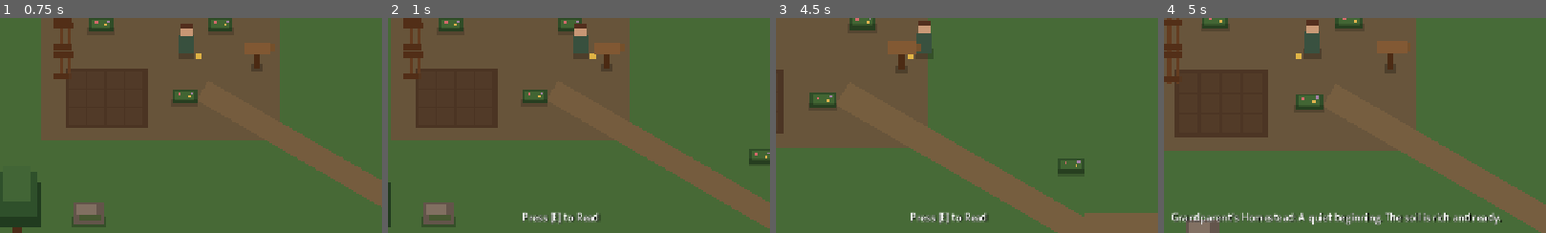
Above: before the commit, frames 1-4 (left to right).
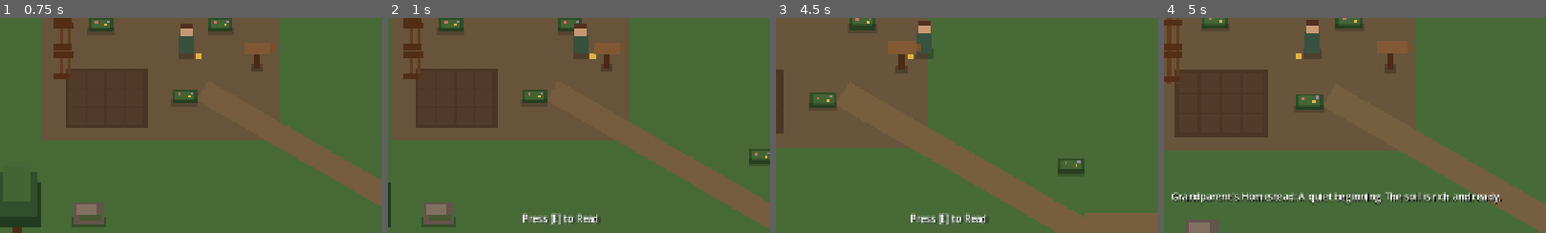
Above: after the commit, the same moments.

Repository: Richiekey/Underhallow
Game: Godot game, scene res://scenes/game/game.tscn
Two runs of this game, one before a commit and one after it. Both use one fixed random seed, a clock stepped at 60 frames per second and the inputs below.
Inputs (mouse positions are % of the whole screen's width and height, from its top left):
- Up to frame 1 (0.75 s): tap Enter at 0.5 s; move the mouse to (72, 45) at 0.52 s; hold D (move_right) from 0.53 s (still down); hold E (interact) from 0.53 s (still down)
- Up to frame 2 (1 s): keep holding D (move_right); keep holding E (interact)
- Up to frame 3 (4.5 s): move the mouse to (30, 55) at 1.27 s; release D (move_right) at 1.28 s; release E (interact) at 1.28 s; hold S (move_down) 1.28-2.03 s; tap 1 (hotbar_1) at 1.35 s; tap E (interact) at 1.55, 2.3, 3.05 s; move the mouse to (60, 28) at 2.02 s; hold D (move_right) 2.03-2.78 s; hold 2 (hotbar_2) 2.03-2.78 s; move the mouse to (45, 70) at 2.77 s; hold W (move_up) 2.78-3.53 s; tap 3 (hotbar_3) at 2.85 s; move the mouse to (80, 65) at 3.52 s; hold E (interact) 3.53-4.28 s; hold A (move_left) from 3.53 s (still down); move the mouse to (20, 35) at 4.27 s; tap Mouse wheel up (zoom_in) at 4.35 s
- Up to frame 4 (5 s): keep holding A (move_left); tap E (interact) at 4.55 s
The pictures show only the part of the screen within x 27-77%, y 41-91%; the shares and areas given below are measured in that part.

Frame 1 is identical in both runs. In frame 2, 0.4% of the frame differs, in the area x 35-56%, y 90-97%; in frame 3, 0.4%; in frame 4, 4.5%, in the area x 2-89%, y 80-97%.

Commit message:
fix: make interaction prompt persistent and separate from temporary toasts (UX-FIX-001)

Diff:
--- a/scenes/game/game.gd
+++ b/scenes/game/game.gd
@@ -14,16 +14,23 @@
 @onready var day_night: DayNightCycle = $DayNight
 @onready var status_bar: StatusBarUI = $UI/StatusBarUI
 @onready var location_banner: Label = $UI/LocationBanner
+@onready var prompt_label: Label = $UI/InteractionPrompt
 @onready var toast_label: Label = $UI/InteractionToast
 @onready var hotbar_ui: HotbarUI = $UI/HotbarUI
 @onready var inventory_ui: InventoryUI = $UI/InventoryUI
 
 var player_instance: PlayerController = null
 var active_world: WorldSpace = null
+var active_interaction_target: Node = null
+var interaction_prompt_visible: bool = false
+var _is_initialized: bool = false
 var _toast_timer: float = 0.0
 var _banner_timer: float = 0.0
 
 func _ready() -> void:
+	if _is_initialized:
+		return
+	_is_initialized = true
 	print("Underhallow: Phase 0 Project Bootstrap initialized successfully.")
 	_verify_input_actions()
 	_initialize_technical_spine()
@@ -52,8 +59,10 @@
 	runtime.initialize_runtime()
 	runtime.start_runtime()
 
-	runtime.command_executed.connect(_on_command_executed)
-	runtime.command_failed.connect(_on_command_failed)
+	if not runtime.command_executed.is_connected(_on_command_executed):
+		runtime.command_executed.connect(_on_command_executed)
+	if not runtime.command_failed.is_connected(_on_command_failed):
+		runtime.command_failed.connect(_on_command_failed)
 	print("Underhallow: Phase 1 Technical Spine initialized and running cleanly.")
 
 func _initialize_ui() -> void:
@@ -63,6 +72,12 @@
 		inventory_ui.initialize(runtime)
 	if hotbar_ui != null:
 		hotbar_ui.initialize(runtime, player_instance)
+	if prompt_label != null:
+		prompt_label.text = ""
+		prompt_label.visible = false
+	if toast_label != null:
+		toast_label.text = ""
+		toast_label.visible = false
 
 func _load_initial_world() -> void:
 	# Instantiate default starting world: Personal Island
@@ -72,7 +87,8 @@
 		return
 
 	world_container.add_child(active_world)
-	active_world.travel_requested.connect(_on_travel_requested)
+	if not active_world.travel_requested.is_connected(_on_travel_requested):
+		active_world.travel_requested.connect(_on_travel_requested)
 
 	_spawn_player("SpawnMarker")
 	_show_location_banner(active_world.display_name)
@@ -92,9 +108,15 @@
 
 		# Setup interaction listeners
 		if player_instance.interaction_detector != null:
-			player_instance.interaction_detector.interactable_focused.connect(_on_interactable_focused)
-			player_instance.interaction_detector.interactable_unfocused.connect(_on_interactable_unfocused)
-			player_instance.interaction_detector.interaction_executed.connect(_on_interaction_executed)
+			if not player_instance.interaction_detector.interactable_focused.is_connected(_on_interactable_focused):
+				player_instance.interaction_detector.interactable_focused.connect(_on_interactable_focused)
+			if not player_instance.interaction_detector.interactable_unfocused.is_connected(_on_interactable_unfocused):
+				player_instance.interaction_detector.interactable_unfocused.connect(_on_interactable_unfocused)
+			if not player_instance.interaction_detector.interaction_executed.is_connected(_on_interaction_executed):
+				player_instance.interaction_detector.interaction_executed.connect(_on_interaction_executed)
+
+		if not player_instance.equipped_item_changed.is_connected(_on_player_equipped_changed):
+			player_instance.equipped_item_changed.connect(_on_player_equipped_changed)
 
 	# Position player at specified world marker
 	var target_pos: Vector2 = Vector2.ZERO
@@ -127,6 +149,9 @@
 		_refresh_all_world_nodes()
 	elif result.message != "":
 		_show_toast(result.message, 2.0)
+
+	if active_interaction_target != null:
+		_update_interaction_prompt()
 
 func _on_command_failed(_cmd: Command, result: CommandResult) -> void:
 	if result.message != "":
@@ -184,21 +209,11 @@
 	_show_toast("Arrived at %s" % active_world.display_name, 3.0)
 
 func _on_interactable_focused(target: Node) -> void:
-	var prompt: String = "Inspect"
-	var target_name: String = "Object"
-
-	if target.has_method("update_prompt_for_player"):
-		target.update_prompt_for_player(player_instance)
-
-	if target is InteractableObject:
-		prompt = target.prompt_text
-		target_name = target.interaction_name
-
-	_show_toast("Press [E] to %s" % prompt, 0.5)
+	active_interaction_target = target
+	_update_interaction_prompt()
 
 func _on_interactable_unfocused() -> void:
-	if _toast_timer <= 0.6:
-		toast_label.text = ""
+	_hide_interaction_prompt()
 
 func _on_interaction_executed(target: Node) -> void:
 	if target is InspectableSign:
@@ -208,14 +223,68 @@
 	elif target is TravelDock:
 		_show_toast("Boarding boat...", 1.5)
 
+	if active_interaction_target != null:
+		_update_interaction_prompt()
+
+func _on_player_equipped_changed(_item_id: StringName) -> void:
+	if active_interaction_target != null:
+		_update_interaction_prompt()
+
+func _update_interaction_prompt() -> void:
+	if active_interaction_target == null or not is_instance_valid(active_interaction_target):
+		_hide_interaction_prompt()
+		return
+
+	if active_interaction_target.has_method("update_prompt_for_player"):
+		active_interaction_target.update_prompt_for_player(player_instance)
+
+	var prompt: String = "Inspect"
+	if active_interaction_target is InteractableObject:
+		prompt = active_interaction_target.prompt_text
+	elif "prompt_text" in active_interaction_target:
+		prompt = active_interaction_target.prompt_text
+
+	_show_interaction_prompt("Press [E] to %s" % prompt)
+
+func get_prompt_label() -> Label:
+	if prompt_label == null and has_node("UI/InteractionPrompt"):
+		prompt_label = get_node("UI/InteractionPrompt") as Label
+	return prompt_label
+
+func get_toast_label() -> Label:
+	if toast_label == null and has_node("UI/InteractionToast"):
+		toast_label = get_node("UI/InteractionToast") as Label
+	return toast_label
+
+func _show_interaction_prompt(text: String) -> void:
+	interaction_prompt_visible = true
+	var label: Label = get_prompt_label()
+	if label == null:
+		label = get_toast_label()
+	if label != null:
+		label.text = text
+		label.visible = true
+
+func _hide_interaction_prompt() -> void:
+	active_interaction_target = null
+	interaction_prompt_visible = false
+	var label: Label = get_prompt_label()
+	if label == null:
+		label = get_toast_label()
+	if label != null:
+		label.text = ""
+		label.visible = false
+
 func _show_location_banner(location_name: String) -> void:
 	if location_banner != null:
 		location_banner.text = "— %s —" % location_name
 		_banner_timer = 4.0
 
 func _show_toast(text: String, duration: float) -> void:
-	if toast_label != null:
-		toast_label.text = text
+	var label: Label = get_toast_label()
+	if label != null:
+		label.text = text
+		label.visible = true
 		_toast_timer = duration
 
 func _process(delta: float) -> void:
@@ -228,8 +297,11 @@
 
 	if _toast_timer > 0.0:
 		_toast_timer -= delta
-		if _toast_timer <= 0.0 and toast_label != null:
-			toast_label.text = ""
+		if _toast_timer <= 0.0:
+			var label: Label = get_toast_label()
+			if label != null:
+				label.text = ""
+				label.visible = false
 
 	if _banner_timer > 0.0:
 		_banner_timer -= delta
--- a/scenes/game/game.tscn
+++ b/scenes/game/game.tscn
@@ -44,6 +44,24 @@
 horizontal_alignment = 1
 vertical_alignment = 1
 
+[node name="InteractionPrompt" type="Label" parent="UI"]
+anchors_preset = 7
+anchor_left = 0.5
+anchor_top = 1.0
+anchor_right = 0.5
+anchor_bottom = 1.0
+offset_left = -350.0
+offset_top = -102.0
+offset_right = 350.0
+offset_bottom = -74.0
+grow_horizontal = 2
+grow_vertical = 0
+theme_override_colors/font_shadow_color = Color(0, 0, 0, 0.7)
+theme_override_constants/shadow_offset_x = 1
+theme_override_constants/shadow_offset_y = 1
+horizontal_alignment = 1
+vertical_alignment = 1
+
 [node name="InteractionToast" type="Label" parent="UI"]
 anchors_preset = 7
 anchor_left = 0.5
@@ -51,9 +69,9 @@
 anchor_right = 0.5
 anchor_bottom = 1.0
 offset_left = -350.0
-offset_top = -105.0
+offset_top = -140.0
 offset_right = 350.0
-offset_bottom = -75.0
+offset_bottom = -108.0
 grow_horizontal = 2
 grow_vertical = 0
 theme_override_colors/font_shadow_color = Color(0, 0, 0, 0.7)
--- a/tests/core/test_runner.gd
+++ b/tests/core/test_runner.gd
@@ -40,6 +40,9 @@
 const GatherResourceCommandClass = preload("res://src/core/commands/gather_resource_command.gd")
 const SleepCommandClass = preload("res://src/core/commands/sleep_command.gd")
 const AdvanceDayDebugCommandClass = preload("res://src/core/commands/advance_day_debug_command.gd")
+const GameScene = preload("res://scenes/game/game.tscn")
+const InspectableSignClass = preload("res://src/world/inspectable_sign.gd")
+const FarmPlotClass = preload("res://scenes/gameplay/farming/farm_plot.gd")
 
 var total_tests: int = 0
 var passed_tests: int = 0
@@ -58,6 +61,7 @@
 	_run_player_foundation_tests()
 	_run_world_foundation_tests()
 	_run_phase4_gameplay_tests()
+	_run_interaction_prompt_persistence_tests()
 
 	print("==================================================")
 	print("Test Results: %d passed, %d failed of %d total tests." % [passed_tests, failed_tests, total_tests])
@@ -966,3 +970,93 @@
 
 	runtime.shutdown_runtime()
 	runtime.queue_free()
+
+# -----------------------------------------------------------------------------
+# 9. Interaction Prompt Persistence & Presentation Separation Tests (UX-FIX-001)
+# -----------------------------------------------------------------------------
+func _run_interaction_prompt_persistence_tests() -> void:
+	print("\n--- Testing Interaction Prompt Persistence & Separation (UX-FIX-001) ---")
+
+	var game: Node = GameScene.instantiate()
+	root.add_child(game)
+	if not game.is_node_ready():
+		game._ready()
+
+	_assert_true(game.get_prompt_label() != null, "Prompt 1: InteractionPrompt label exists in UI layer")
+	_assert_true(game.get_toast_label() != null, "Prompt 1: InteractionToast label exists in UI layer")
+	_assert_equal(game.get_prompt_label().text, "", "Prompt 1: Prompt label starts empty")
+	_assert_true(not game.interaction_prompt_visible, "Prompt 1: Prompt initially not visible")
+
+	# Test 1: Focused interactable -> Prompt visible with contextual text
+	var test_sign: InspectableSign = InspectableSignClass.new()
+	test_sign.prompt_text = "Inspect"
+	test_sign.inspect_text = "Ancient Road to Underhallow."
+
+	game._on_interactable_focused(test_sign)
+	_assert_true(game.interaction_prompt_visible, "Prompt 1: Prompt marked visible on target focus")
+	_assert_equal(game.prompt_label.text, "Press [E] to Inspect", "Prompt 1: Prompt label matches 'Press [E] to Inspect'")
+	_assert_equal(game.active_interaction_target, test_sign, "Prompt 1: active_interaction_target set to test_sign")
+
+	# Test 2: Prompt remains visible beyond 5-10 seconds of simulation time
+	for i: int in range(10):
+		game._process(1.0)
+	_assert_true(game.interaction_prompt_visible, "Prompt 2: Prompt remains visible after 10.0s elapsed")
+	_assert_equal(game.prompt_label.text, "Press [E] to Inspect", "Prompt 2: Prompt text NOT cleared after 10.0s elapsed")
+
+	# Test 3: Target change -> Prompt updates immediately
+	var test_bush: InteractableObject = InteractableObjectClass.new()
+	test_bush.prompt_text = "Gather Berries"
+
+	game._on_interactable_focused(test_bush)
+	_assert_equal(game.active_interaction_target, test_bush, "Prompt 3: active_interaction_target updated to test_bush")
+	_assert_equal(game.prompt_label.text, "Press [E] to Gather Berries", "Prompt 3: Prompt updates immediately to new target text")
+
+	# Test 4: Temporary toast behavior remains independent and expires normally
+	game._show_toast("Day 2 has dawned", 2.0)
+	_assert_equal(game.toast_label.text, "Day 2 has dawned", "Toast 4: Temporary toast displayed")
+	_assert_equal(game.prompt_label.text, "Press [E] to Gather Berries", "Toast 4: Prompt unaffected by active toast")
+
+	# Process 1.0s: toast still active
+	game._process(1.0)
+	_assert_equal(game.toast_label.text, "Day 2 has dawned", "Toast 4: Toast remains visible at 1.0s")
+	_assert_equal(game.prompt_label.text, "Press [E] to Gather Berries", "Toast 4: Prompt still visible")
+
+	# Process another 1.5s (total 2.5s > 2.0s): toast expires, prompt remains!
+	game._process(1.5)
+	_assert_equal(game.toast_label.text, "", "Toast 4: Toast cleared when timer expires")
+	_assert_true(not game.toast_label.visible, "Toast 4: Toast hidden after timer expiration")
+	_assert_equal(game.prompt_label.text, "Press [E] to Gather Berries", "Toast 4: Persistent prompt remains visible after toast expires")
+
+	# Test 5: Unfocus target -> Prompt hidden immediately
+	game._on_interactable_unfocused()
+	_assert_true(not game.interaction_prompt_visible, "Prompt 5: Prompt marked invisible when unfocused")
+	_assert_equal(game.prompt_label.text, "", "Prompt 5: Prompt text cleared when unfocused")
+	_assert_true(game.active_interaction_target == null, "Prompt 5: active_interaction_target is null")
+
+	# Test 6: Interaction execution preserves prompt while target stays focused
+	game._on_interactable_focused(test_sign)
+	_assert_equal(game.prompt_label.text, "Press [E] to Inspect", "Prompt 6: Prompt shown on refocus")
+
+	game._on_interaction_executed(test_sign)
+	_assert_equal(game.toast_label.text, "Ancient Road to Underhallow.", "Prompt 6: Sign inspect text shown in toast")
+	_assert_equal(game.prompt_label.text, "Press [E] to Inspect", "Prompt 6: Persistent prompt remains while player stays at sign")
+
+	# Test 7: Equipped tool change dynamically updates prompt
+	var test_plot: FarmPlot = FarmPlotClass.new()
+	test_plot.grid_coord = Vector2i(0, 0)
+	test_plot.runtime = game.runtime
+	game._on_interactable_focused(test_plot)
+
+	game.player_instance.equipped_item_id = &"tool_hoe"
+	game._on_player_equipped_changed(&"tool_hoe")
+	_assert_equal(game.prompt_label.text, "Press [E] to Till Soil", "Prompt 7: Prompt reflects equipped Hoe")
+
+	game.player_instance.equipped_item_id = &"tool_watering_can"
+	game._on_player_equipped_changed(&"tool_watering_can")
+	_assert_equal(game.prompt_label.text, "Press [E] to Till Soil (Equip Hoe)", "Prompt 7: Prompt updates dynamically on tool switch")
+
+	# Clean up test nodes
+	test_sign.free()
+	test_bush.free()
+	test_plot.free()
+	game.queue_free()
